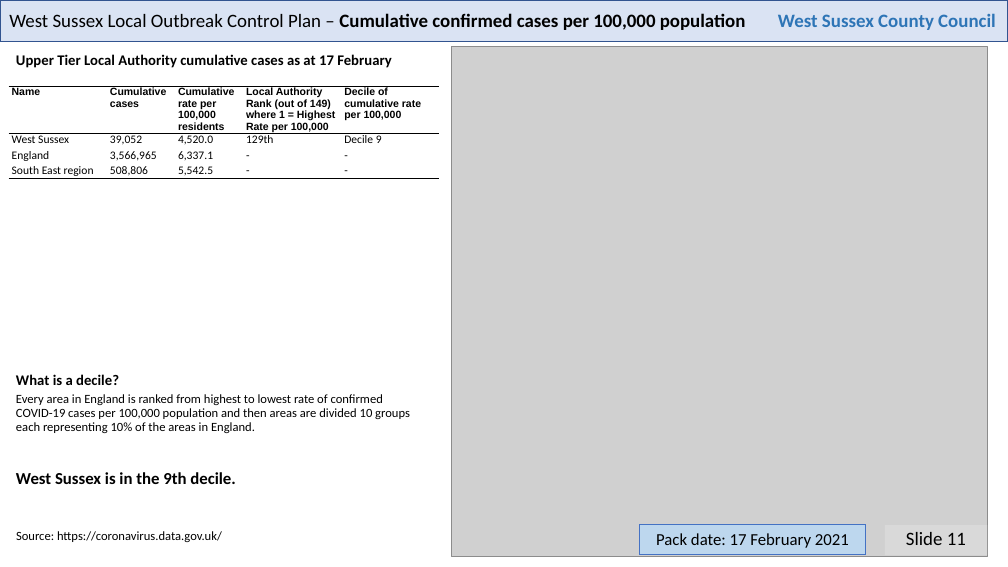
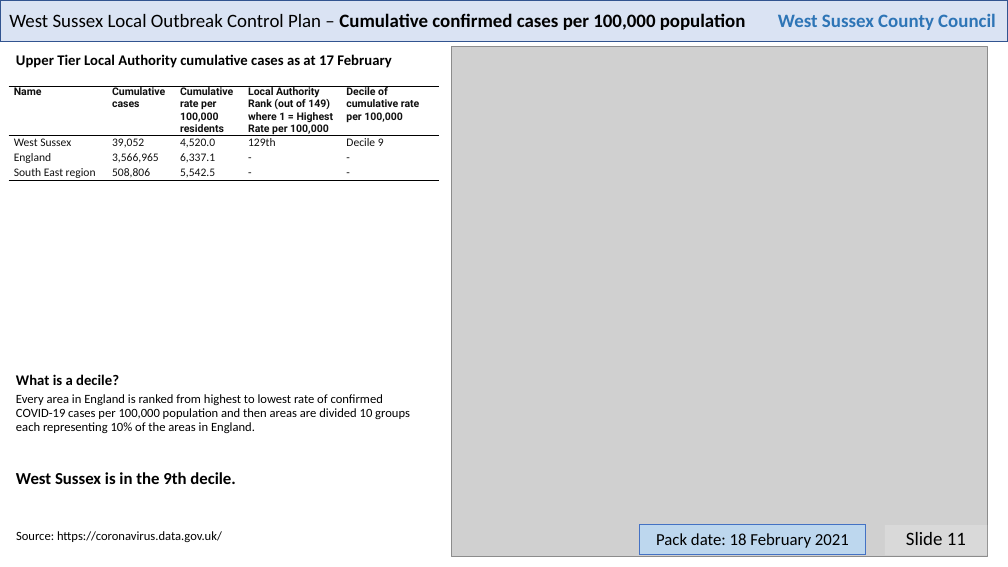
Before and after one commit to psychty/wsx_covid_datapack_public, a slide deck: slide 11 of Latest_West_Sussex_C19_slide_deck.pptx. Drawn at 1008x567 pixels with LibreOffice and Linux fonts; fonts in the diff are those of the drawing; grey boxes stand for pictures. Boxes give left, top, right and bottom in pixels: in the first picture for what was removed or moved away, otherwise in the second. Text is boxed around its words. In the diff, an @@ line names an element or a change of style, - is before the commit and + after.

```diff
--- a/Latest_West_Sussex_C19_slide_deck.pptx
+++ b/Latest_West_Sussex_C19_slide_deck.pptx
@@ table at (8,86,439,296) @@
@@ font Arial to Roboto in "Name", "Cumulative cases", "Cumulative rate per 100,000 residents", "Local Authority Rank (out of 149) where ..." and 1 more places @@
@@ text colour #000000 to #111111 @@
@@ indent changed @@
@@ less space between paragraphs @@
@@ text in rectangle at (656,533,849,548): text changed @@
-Pack date: 17 February 2021
+Pack date: 18 February 2021
```
Also in this commit, not shown: 21 other slides changed, 57 other files.
